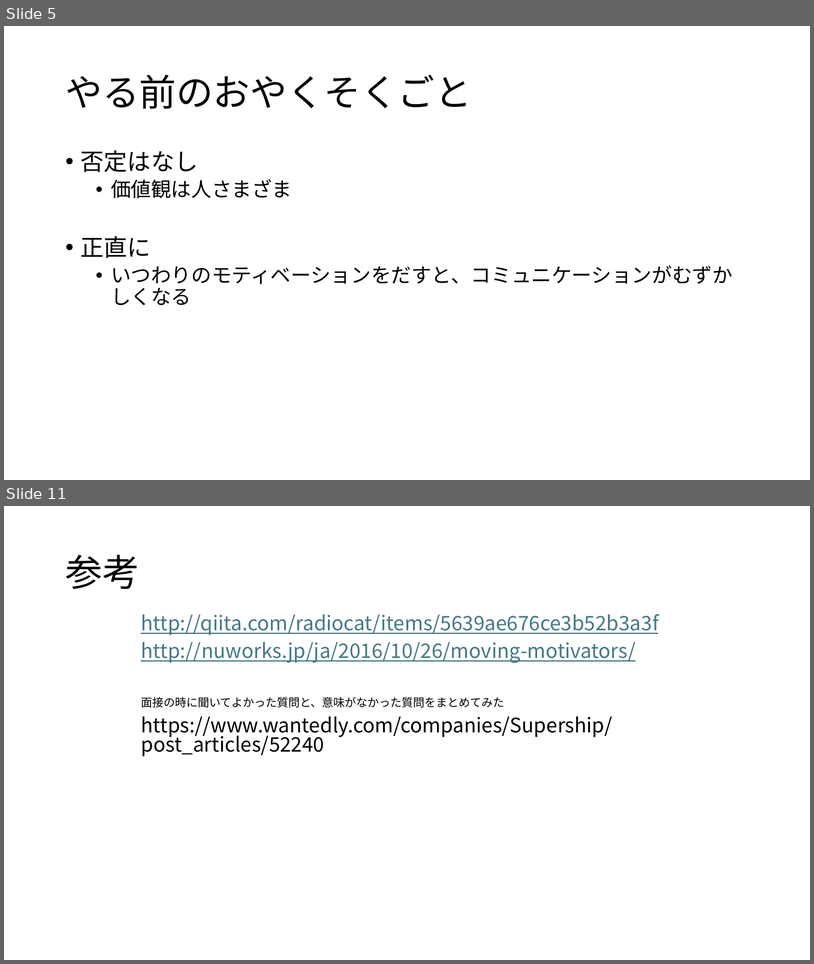
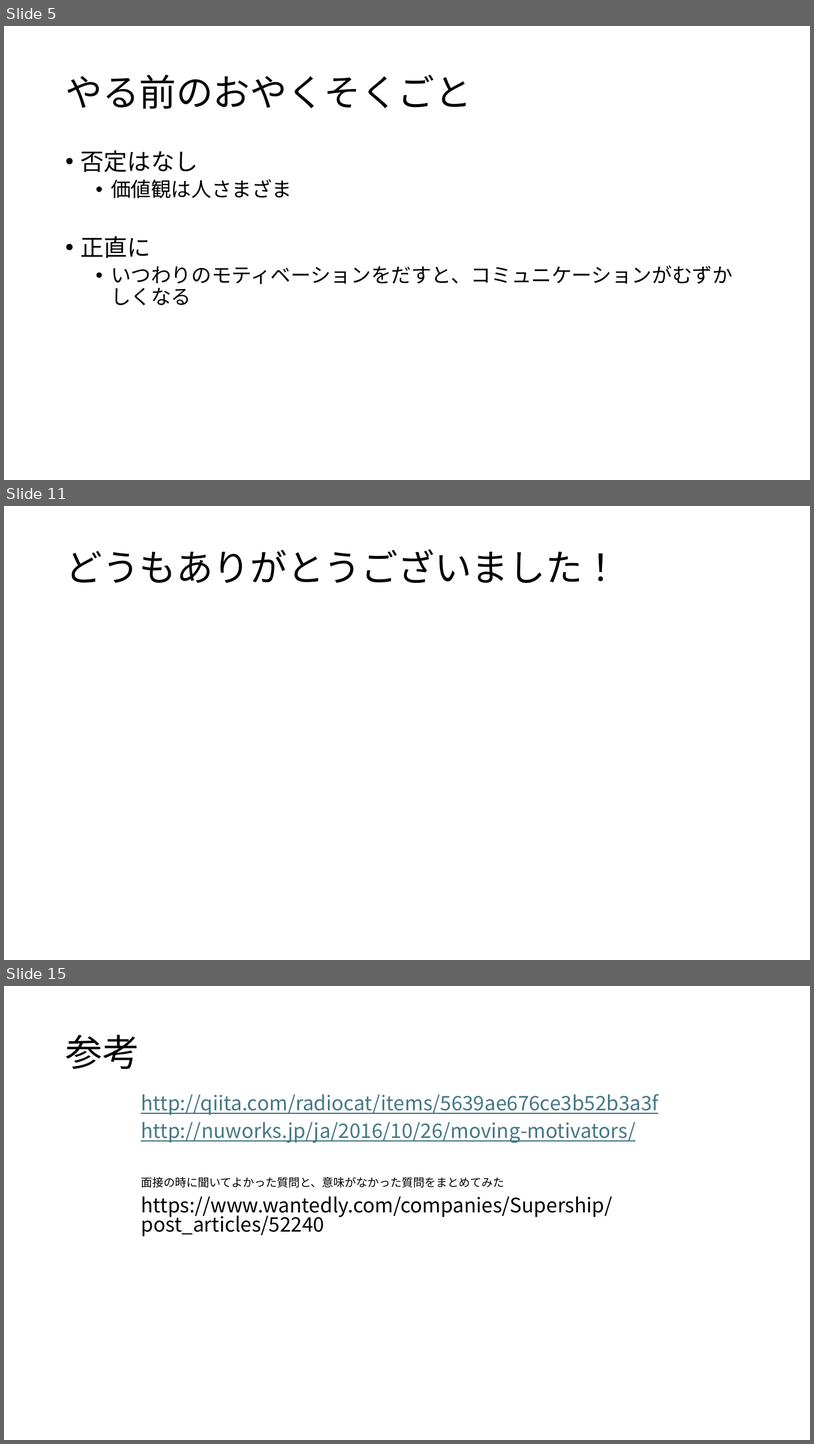
Before and after one commit to warumonogakari/warumono, a slide deck: ValueCard/ValueCardPoker.pptx. Shown one above the other, each under a label of ours: slides 5 and 11 before the commit, slides 5, 11 and 15 after it; the slides between them are not shown. The pictures are 814x964 and 814x1444 pixels, drawn with LibreOffice and Linux fonts; fonts in the diff are those of the drawing. Boxes give left, top, right and bottom in pixels: in the first picture for what was removed or moved away, otherwise in the second. Text is boxed around its words. In the diff, an @@ line names an element or a change of style, - is before the commit and + after.

```diff
--- a/ValueCard/ValueCardPoker.pptx
+++ b/ValueCard/ValueCardPoker.pptx
@@ slide 11 added at [4,506,810,960], background #FFFFFF @@
@@ title added at [65,549,620,583], 44 pt, text #000000 @@
+どうもありがとうございました！
@@ what was slide 11 is now slide 15 @@
```
Also in this commit, not shown: 3 slides changed, 3 other slides added, 16 other files.
